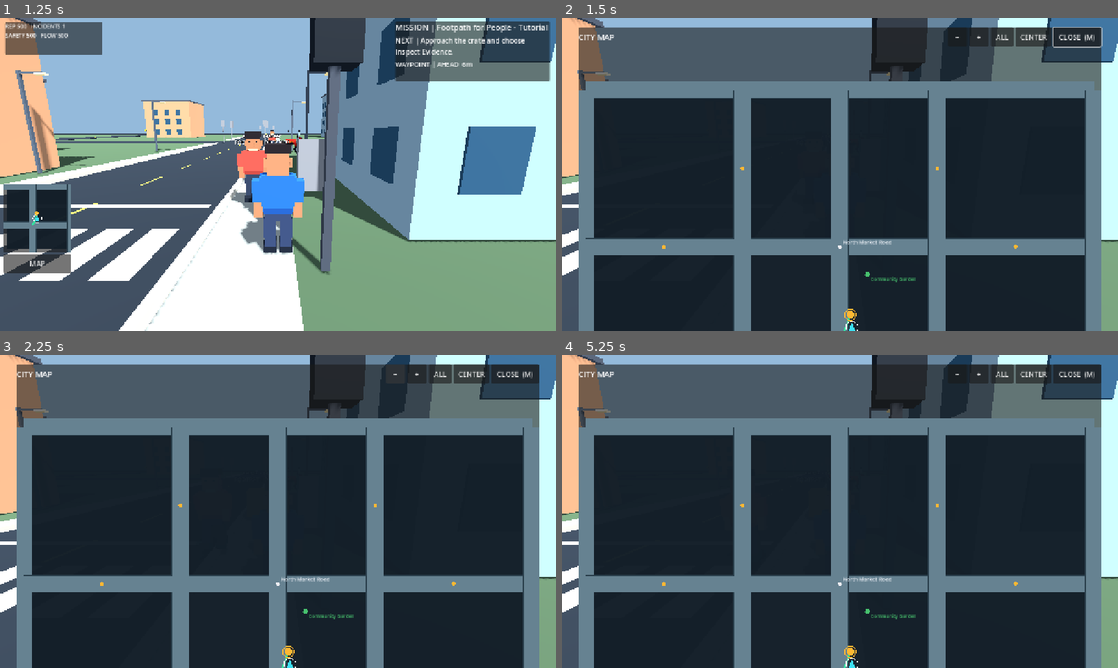
Above: before the commit, frames 1-4 (two rows, left to right).
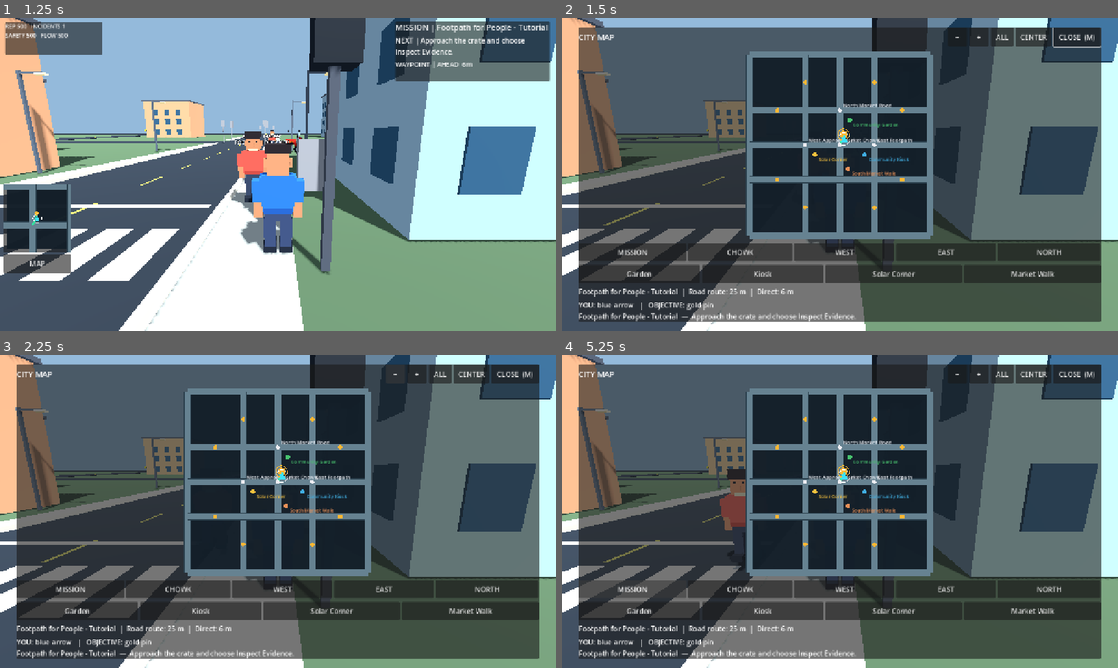
Above: after the commit, the same moments.

Repository: gauravprajapat-23/civic-chaos
Game: Godot game, scene res://scenes/core/menu.tscn
Two runs of this game, one before a commit and one after it. Both use one fixed random seed, a clock stepped at 60 frames per second and the inputs below.
Inputs (mouse positions are in pixels of both pictures, inside the frame that each line leads up to):
- Up to frame 1 (1.25 s): click "START STORY" at 0.5 s
- Up to frame 2 (1.5 s): click "MAP" at 1.25 s
- Up to frame 3 (2.25 s): click "−" at 2 s
- Up to frame 4 (5.25 s): click "+" at 2.75 s; click "ALL" at 3.5 s; click "CENTER" at 4.25 s; click (634, 589) at 5 s, where only the run after the commit has a clickable "MISSION"

Frame 1 is identical in both runs. In frame 2, 57% of the frame differs, in the area x 3-98%, y 2-100%; in frame 3, 57%; in frame 4, 57%, in the area x 3-97%, y 2-100%.

Commit message:
fix(UI-003): constrain full MAP to safe panel using scroll viewport [skip ci]

Diff:
--- a/scripts/ui/civic_city_map.gd
+++ b/scripts/ui/civic_city_map.gd
@@ -83,9 +83,22 @@
     large_frame.visible = false
     large_frame.mouse_filter = Control.MOUSE_FILTER_STOP
     add_child(large_frame)
+    # UI-003: PanelContainer sizes itself to its child's minimum. Without a
+    # scroll viewport, several rows of map actions can expand FullCityMap past
+    # the safe bounds on short landscape screens, even after _fit() clamps it.
+    # Keep the panel bounded and let its content scroll instead.
+    var scroll := ScrollContainer.new()
+    scroll.name = "FullCityMapScroll"
+    scroll.size_flags_horizontal = Control.SIZE_EXPAND_FILL
+    scroll.size_flags_vertical = Control.SIZE_EXPAND_FILL
+    scroll.horizontal_scroll_mode = ScrollContainer.SCROLL_MODE_DISABLED
+    scroll.vertical_scroll_mode = ScrollContainer.SCROLL_MODE_AUTO
+    large_frame.add_child(scroll)
     var stack := VBoxContainer.new()
+    stack.size_flags_horizontal = Control.SIZE_EXPAND_FILL
+    stack.size_flags_vertical = Control.SIZE_EXPAND_FILL
     stack.add_theme_constant_override("separation", 8)
-    large_frame.add_child(stack)
+    scroll.add_child(stack)
     var header := HFlowContainer.new()
     header.add_theme_constant_override("h_separation", 5)
     header.add_theme_constant_override("v_separation", 5)
@@ -132,6 +145,7 @@
     _map_area = Control.new()
     _map_area.name = "FullMapDrawing"
     _map_area.size_flags_vertical = Control.SIZE_EXPAND_FILL
+    _map_area.custom_minimum_size = Vector2(0, 180)
     _map_area.mouse_filter = Control.MOUSE_FILTER_STOP
     _map_area.clip_contents = true
     _map_area.gui_input.connect(_on_large_map_input)
